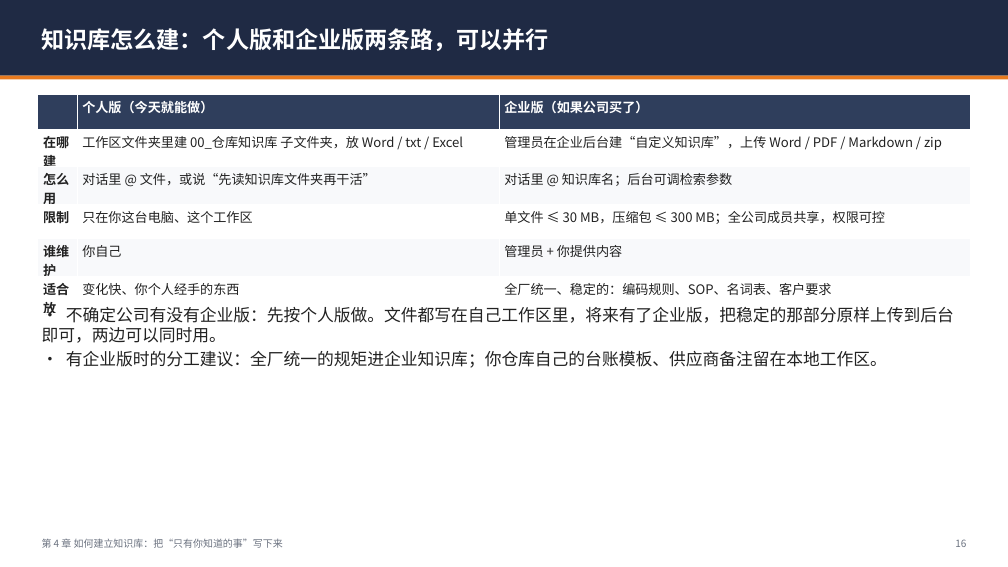
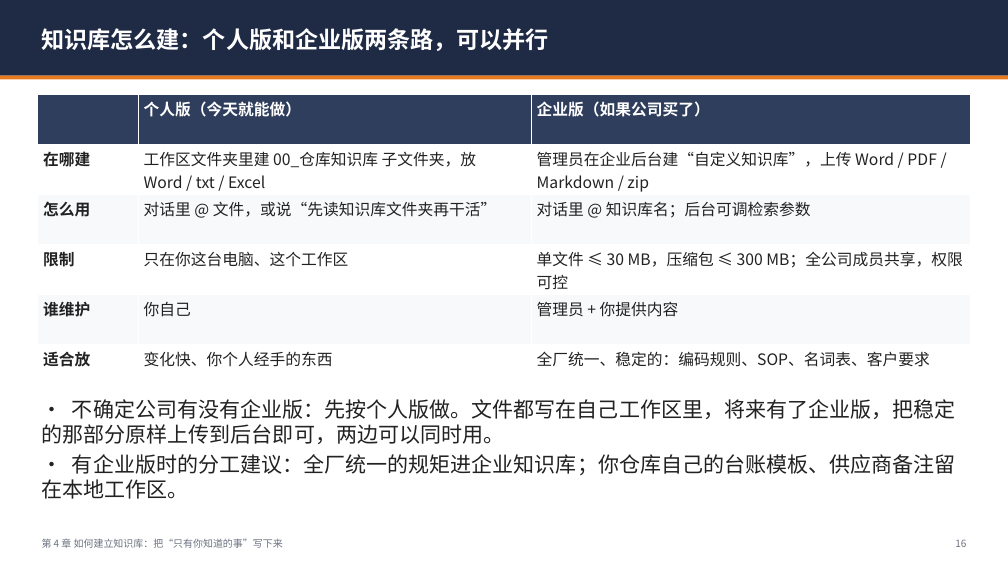
Before and after one commit to leiw92706436-del/codex-dual-engine-lite, a slide deck: slide 16 of docs/workbuddy-guide/WorkBuddy仓库主管上手手册.pptx. Drawn at 1008x567 pixels with LibreOffice and Linux fonts; fonts in the diff are those of the drawing. Boxes give left, top, right and bottom in pixels: in the first picture for what was removed or moved away, otherwise in the second. Text is boxed around its words. In the diff, an @@ line names an element or a change of style, - is before the commit and + after.

```diff
--- a/docs/workbuddy-guide/WorkBuddy仓库主管上手手册.pptx
+++ b/docs/workbuddy-guide/WorkBuddy仓库主管上手手册.pptx
@@ table at [38, 95, 970, 394] @@
@@ size 12.5 to 15 pt @@
@@ text "• 不确定公司有没有企业版：先按个人版做。文件都写在自己工作区里，将来有了企业版，把稳定的那部分原样上传到后台即可，两边 ...": place and size @@
-text "• 不确定公司有没有企业版：先按个人版做。文件都写在自己工作区里，将来有了企业版，把稳定的那部分原样上传到后台即可，两边 ..." at [42, 307, 954, 368]
+text "• 不确定公司有没有企业版：先按个人版做。文件都写在自己工作区里，将来有了企业版，把稳定的那部分原样上传到后台即可，两边 ..." at [42, 399, 956, 499]
@@ text "• 不确定公司有没有企业版：先按个人版做。文件都写在自己工作区里，将来有了企业版，把稳定的那部分原样上传到后台即可，两边 ..." at [42, 399, 956, 499]: size 16 to 20 pt @@
```
Also in this commit, not shown: 32 other slides changed, 3 other files.
